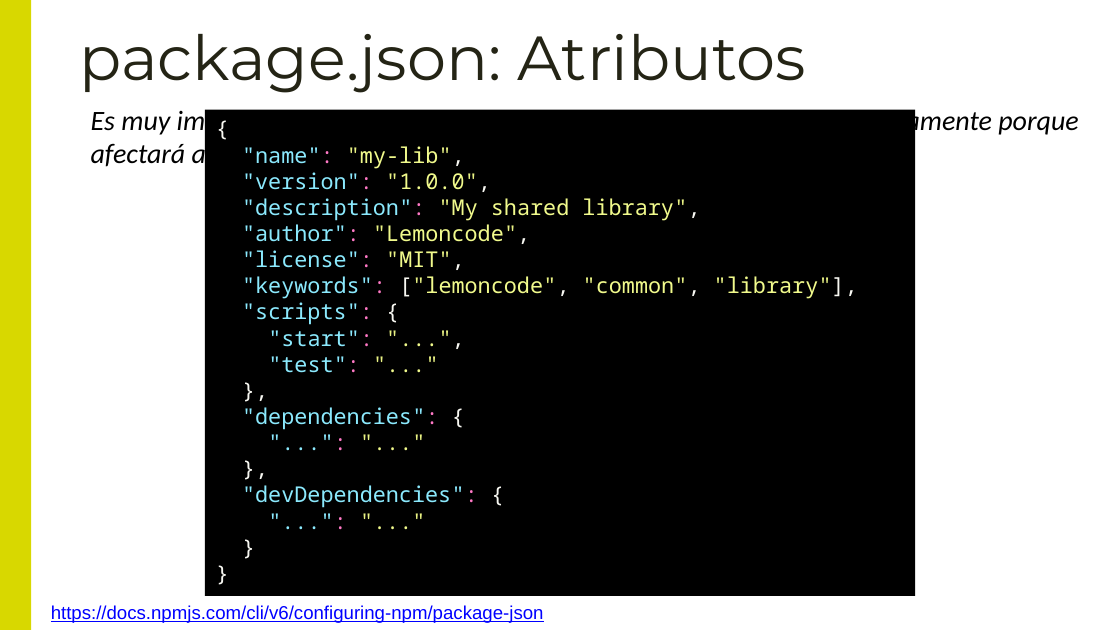
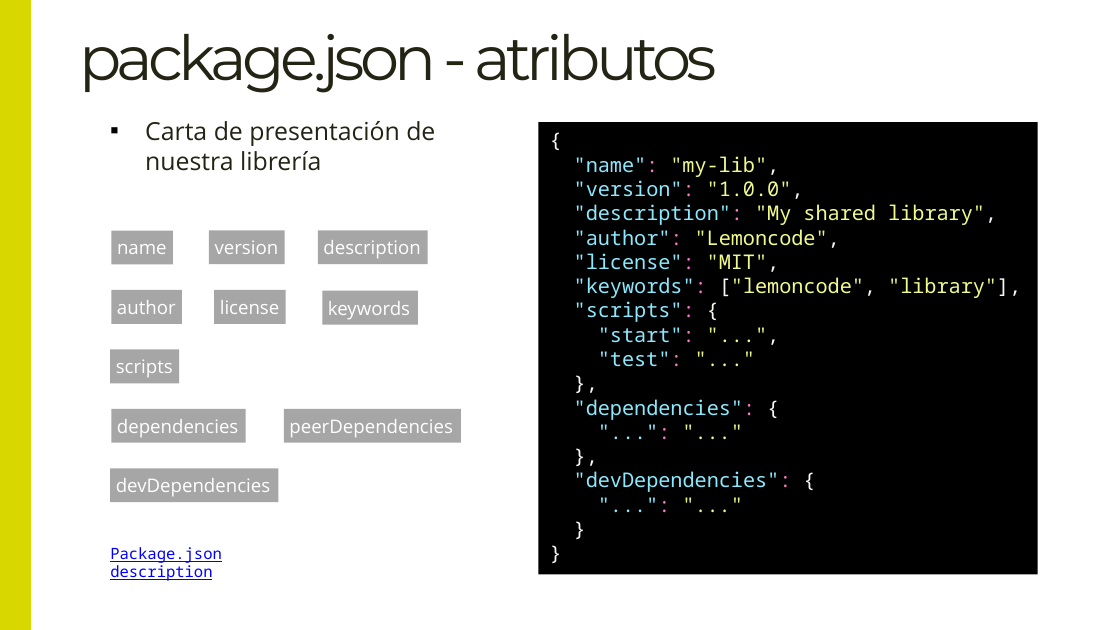
Before and after one commit to Lemoncode/master-frontend-lemoncode, a slide deck: slide 6 of 03-bundling/07-vite-lib/00-teoría/Creando librerías con Vite.pptx. Drawn at 1120x630 pixels with LibreOffice and Linux fonts; fonts in the diff are those of the drawing. Boxes give left, top, right and bottom in pixels: in the first picture for what was removed or moved away, otherwise in the second. Text is boxed around its words. In the diff, an @@ line names an element or a change of style, - is before the commit and + after.

```diff
--- a/03-bundling/07-vite-lib/00-teoría/Creando librerías con Vite.pptx
+++ b/03-bundling/07-vite-lib/00-teoría/Creando librerías con Vite.pptx
@@ text at (79,34,717,93): text changed @@
-package.json: Atributos
+package.json - atributos
@@ text removed at (91,106,1078,171) @@
-Es muy importante configurar el package.json de nuestra librería correctamente porque afectará a la hora de instalarla y consumirla en los proyectos.
@@ text added at (145,121,435,171), 16 pt, text #242415 @@
+▪ Carta de presentación de nuestra librería
@@ rectangle "{": place and size @@
-rectangle "{" at (205,110,915,596)
+rectangle "{" at (539,122,1038,575)
@@ text in rectangle at (574,156,997,492): size 14 to 13 pt in "{", ""name": "my-lib",", ""version": "1.0.0",", ""description": "My shared library"," and 13 more places @@
@@ rectangle added at (112,231,174,264), fill #A6A6A6, 12 pt, text #FFFFFF @@
+name
@@ rectangle added at (209,231,286,264), fill #A6A6A6, 12 pt, text #FFFFFF @@
+version
@@ rectangle added at (318,231,428,264), fill #A6A6A6, 12 pt, text #FFFFFF @@
+description
@@ rectangle added at (111,290,181,324), fill #A6A6A6, 12 pt, text #FFFFFF @@
+author
@@ rectangle added at (214,290,286,324), fill #A6A6A6, 12 pt, text #FFFFFF @@
+license
@@ rectangle added at (323,291,418,325), fill #A6A6A6, 12 pt, text #FFFFFF @@
+keywords
@@ text in rectangle at (574,277,1021,298): text changed; size 14 to 13 pt @@
-"keywords": ["lemoncode", "common", "library"],
+"keywords": ["lemoncode", "library"],
@@ rectangle added at (110,349,179,383), fill #A6A6A6, 12 pt, text #FFFFFF @@
+scripts
@@ rectangle added at (111,409,245,442), fill #A6A6A6, 12 pt, text #FFFFFF @@
+dependencies
@@ rectangle added at (283,409,460,442), fill #A6A6A6, 12 pt, text #FFFFFF @@
+peerDependencies
@@ rectangle added at (110,468,278,502), fill #A6A6A6, 12 pt, text #FFFFFF @@
+devDependencies
@@ text added at (110,547,222,581), 10 pt, text #0000FF, underline @@
+Package.json description
@@ text removed at (51,605,544,623) @@
-https://docs.npmjs.com/cli/v6/configuring-npm/package-json
```
Also in this commit, not shown: 7 other slides changed, 3 slides added, 3 slides removed, 1 other file.
